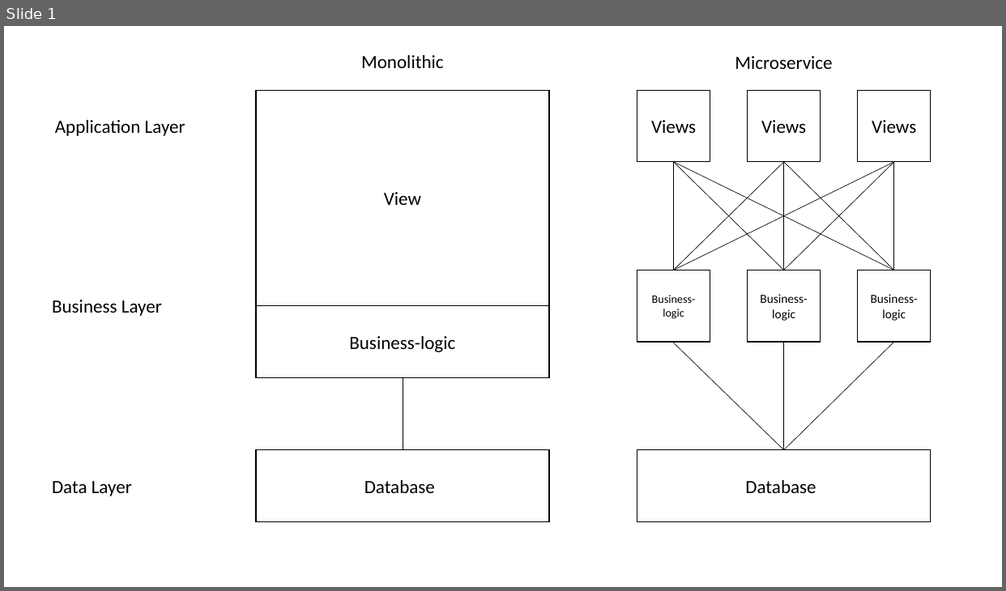
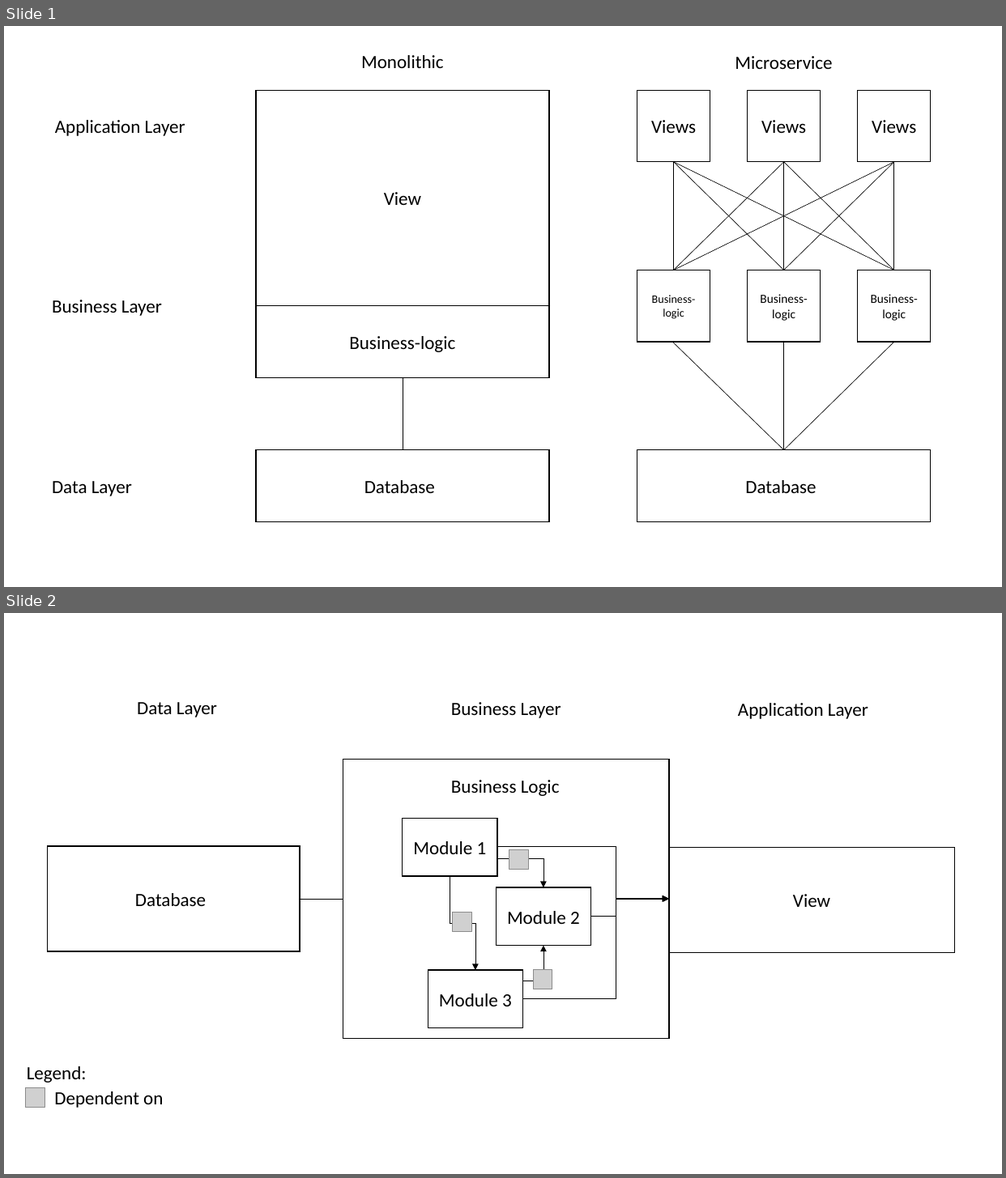
Before and after one commit to benedict-armstrong/VWA, a slide deck: Documents/graphics/Graphics.pptx. Shown one above the other, each under a label of ours: slide 1 before the commit, slides 1 and 2 after it. The pictures are 1006x591 and 1006x1178 pixels, drawn with LibreOffice and Linux fonts; fonts in the diff are those of the drawing; grey boxes stand for pictures. Boxes give left, top, right and bottom in pixels: in the first picture for what was removed or moved away, otherwise in the second. Text is boxed around its words. In the diff, an @@ line names an element or a change of style, - is before the commit and + after.

```diff
--- a/Documents/graphics/Graphics.pptx
+++ b/Documents/graphics/Graphics.pptx
@@ slide 2 added at (x1=4, y1=613, x2=1002, y2=1174), background #FFFFFF @@
@@ text added at (x1=137, y1=702, x2=217, y2=717), 18 pt, text #000000 @@
+Data Layer
@@ text added at (x1=451, y1=702, x2=561, y2=718), 18 pt, text #000000 @@
+Business Layer
@@ text added at (x1=738, y1=703, x2=868, y2=719), 18 pt, text #000000 @@
+Application Layer
@@ rectangle added at (x1=343, y1=760, x2=670, y2=1039), outline #000000 1 pt @@
@@ text added at (x1=451, y1=780, x2=560, y2=796), 18 pt, text #000000 @@
+Business Logic
@@ rectangle added at (x1=403, y1=818, x2=497, y2=875), outline #000000 1 pt, 18 pt, text #000000 @@
+Module 1
@@ rectangle added at (x1=48, y1=846, x2=300, y2=952), outline #000000 1 pt, 18 pt, text #000000 @@
+Databasef
@@ elbow arrow added from (496, 846) to (669, 898), #000000 0.5 pt @@
@@ picture added at (x1=509, y1=850, x2=528, y2=869) @@
@@ rectangle added at (x1=669, y1=847, x2=954, y2=953), outline #000000 1 pt, 18 pt, text #000000 @@
+View
@@ elbow arrow added from (450, 876) to (475, 970), #000000 0.5 pt @@
@@ elbow arrow added from (496, 859) to (543, 888), #000000 0.5 pt @@
@@ line added from (300, 899) to (343, 899), #000000 0.5 pt @@
@@ rectangle added at (x1=496, y1=888, x2=591, y2=945), outline #000000 1 pt, 18 pt, text #000000 @@
+Module 2
@@ elbow arrow added from (522, 999) to (670, 899), #000000 0.5 pt @@
@@ elbow arrow added from (590, 917) to (669, 899), #000000 0.5 pt @@
@@ picture added at (x1=453, y1=913, x2=472, y2=932) @@
@@ elbow arrow added from (522, 984) to (543, 945), #000000 0.5 pt @@
@@ rectangle added at (x1=428, y1=970, x2=522, y2=1028), outline #000000 1 pt, 18 pt, text #000000 @@
+Module 3
@@ picture added at (x1=533, y1=970, x2=552, y2=990) @@
@@ text added at (x1=27, y1=1067, x2=87, y2=1083), 18 pt, text #000000 @@
+Legend:
@@ picture added at (x1=26, y1=1088, x2=45, y2=1108) @@
@@ text added at (x1=54, y1=1092, x2=163, y2=1108), 18 pt, text #000000 @@
+Dependent on
```
Also in this commit, not shown: 1 other slide added, 8 other files.
